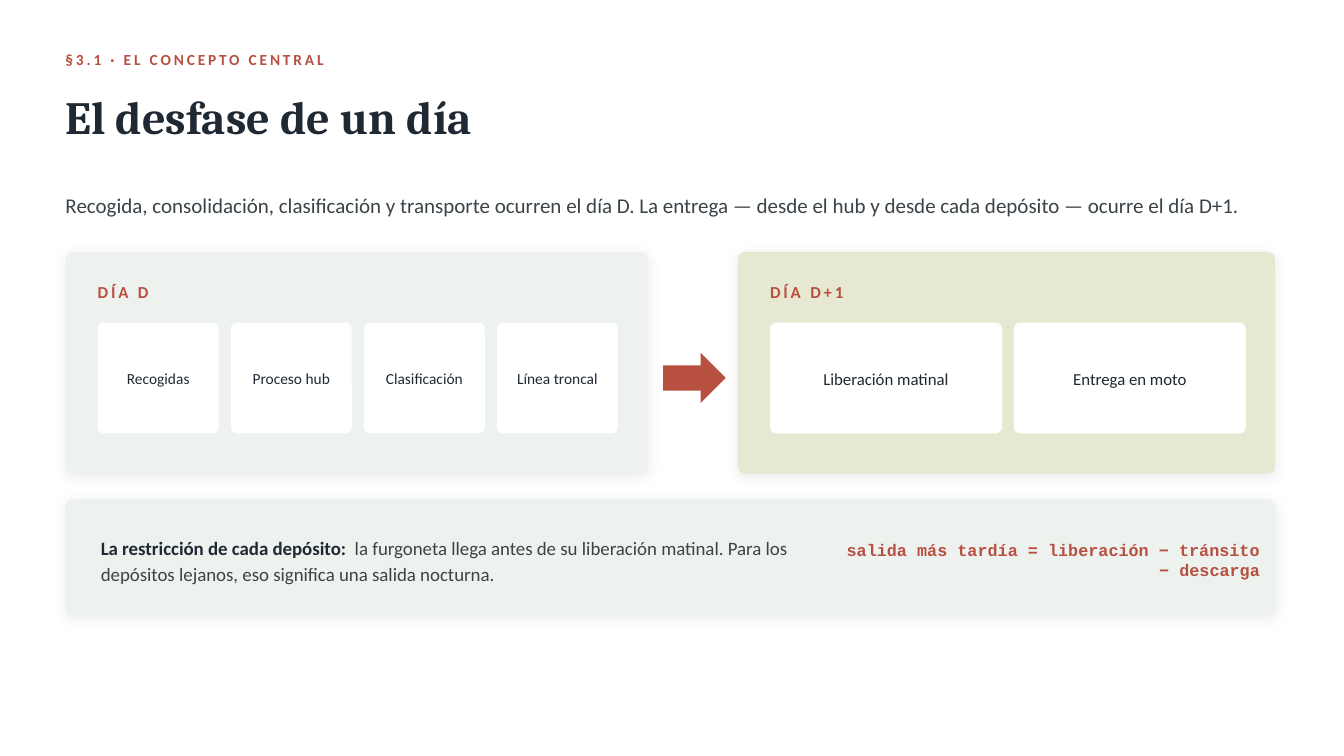
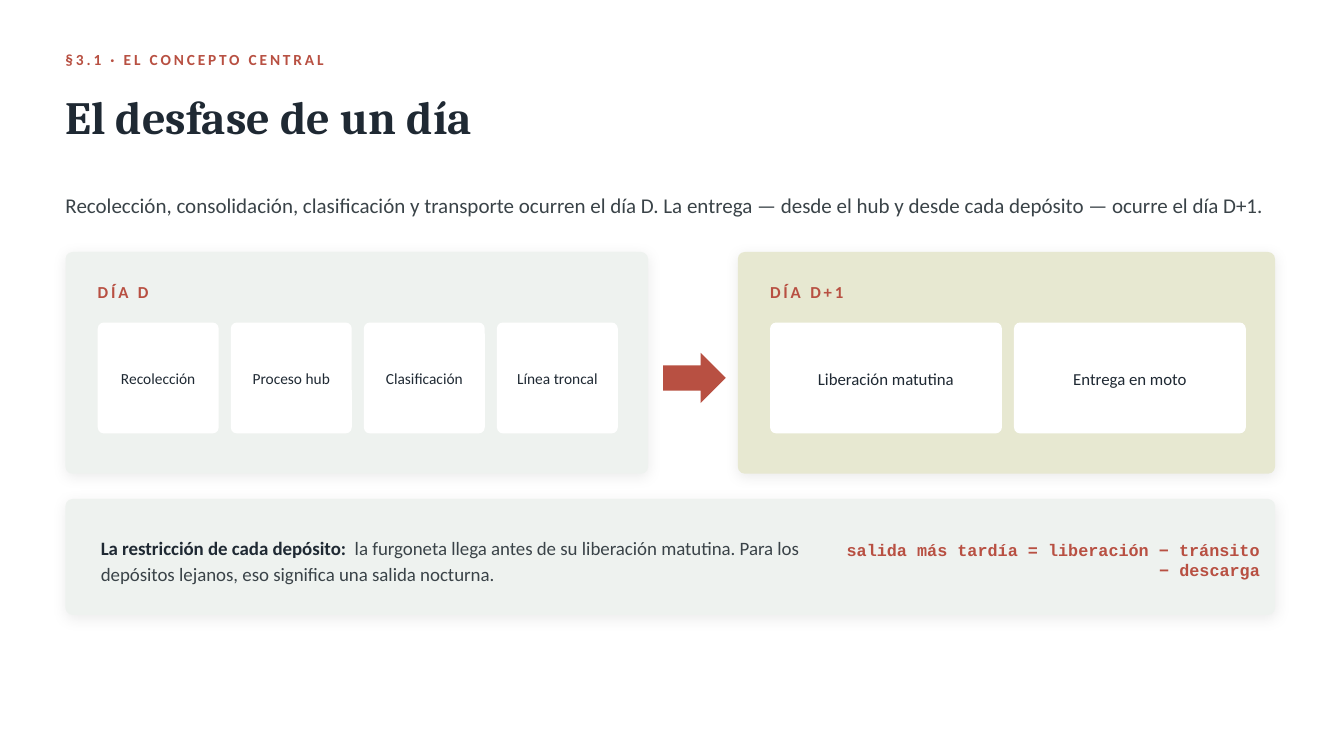
Before and after one commit to lvalverdeb/ddn, a slide deck: slide 5 of docs/presentaciones/01-que-es-ddn.pptx. Drawn at 1344x756 pixels with LibreOffice and Linux fonts; fonts in the diff are those of the drawing. Boxes give left, top, right and bottom in pixels: in the first picture for what was removed or moved away, otherwise in the second. Text is boxed around its words. In the diff, an @@ line names an element or a change of style, - is before the commit and + after.

```diff
--- a/docs/presentaciones/01-que-es-ddn.pptx
+++ b/docs/presentaciones/01-que-es-ddn.pptx
@@ text at (65,198,1262,217): text changed @@
-Recogida, consolidación, clasificación y transporte ocurren el día D. La entrega — desde el hub y desde cada depósito — ocurre el día D+1.
+Recolección, consolidación, clasificación y transporte ocurren el día D. La entrega — desde el hub y desde cada depósito — ocurre el día D+1.
@@ text at (121,373,195,384): text changed @@
-Recogidas
+Recolección
@@ text at (818,373,954,385): text changed @@
-Liberación matinal
+Liberación matutina
@@ text at (101,541,799,584): text changed @@
-La restricción de cada depósito: la furgoneta llega antes de su liberación matinal. Para los depósitos lejanos, eso significa una salida nocturna.
+La restricción de cada depósito: la furgoneta llega antes de su liberación matutina. Para los depósitos lejanos, eso significa una salida nocturna.
```
Also in this commit, not shown: 6 other slides changed, 11 other files.
